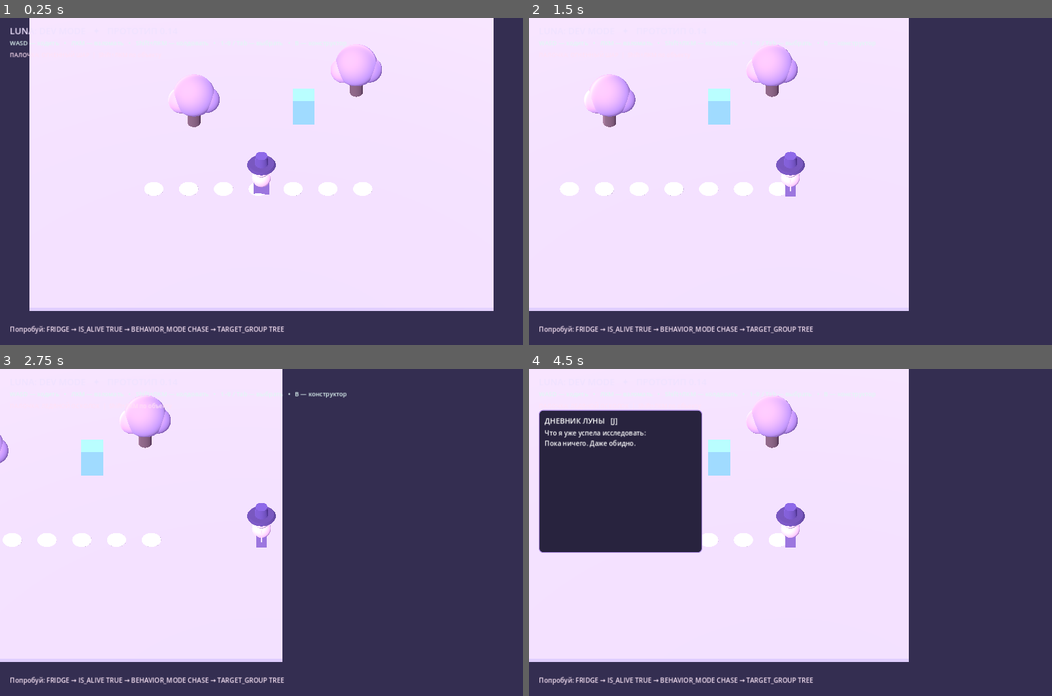
Above: before the commit, frames 1-4 (two rows, left to right).
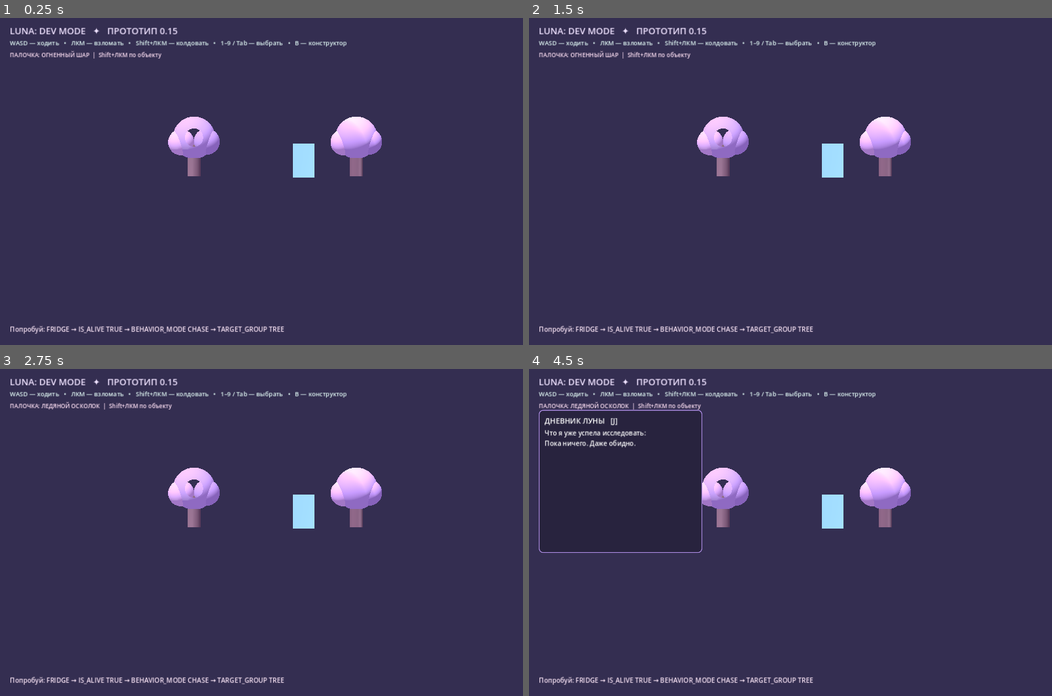
Above: after the commit, the same moments.

Repository: 0ri-space-cat/luna-dev-mode
Game: Godot game, scene res://scenes/main.tscn
The game is run twice, just before and just after one commit, with the same random seed, the same clock (stepped at 60 frames per second) and the same inputs.
Inputs (mouse positions are in pixels of both pictures, inside the frame that each line leads up to):
- Up to frame 1 (0.25 s): no input
- Up to frame 2 (1.5 s): tap Enter at 0.5 s; move the mouse to (905, 165) at 0.52 s; hold D (move_right) 0.53-1.25 s; tap 1 at 0.6 s; click (905, 165) at 0.67 s; drag from (685, 197) to (764, 246) at 1.27 s
- Up to frame 3 (2.75 s): tap Space at 2 s; move the mouse to (313, 460) at 2.02 s; hold D (move_right) from 2.03 s (still down); tap Tab at 2.1 s
- Up to frame 4 (4.5 s): release D (move_right) at 2.75 s; drag from (764, 597) to (633, 483) at 2.77 s; tap Enter at 3.5 s; move the mouse to (947, 581) at 3.52 s; hold A (move_left) 3.53-4.25 s; tap J at 3.6 s; drag from (633, 483) to (712, 450) at 4.27 s

The runs differ from the first frame. In frame 1, 79% of the frame differs, in the area x 5-95%, y 0-90%; in frame 2, 65%; in frame 3, 50%; in frame 4, 51%.
Error after the commit: Parse Error: Cannot infer the type of "traction" variable because the value doesn't have a set type. (res://scripts/player_controller.gd:39)

Commit message:
feat: integrate frosted terrain traction for Luna and actors with persistent ice patches

Diff:
--- a/scripts/core/save_service.gd
+++ b/scripts/core/save_service.gd
@@ -25,7 +25,7 @@
 	return FileAccess.file_exists(save_path)
 
 
-func snapshot(world, player: Node3D, relationships = null, elemental_statuses = null) -> Dictionary:
+func snapshot(world, player: Node3D, relationships = null, elemental_statuses = null, surface_fields = null) -> Dictionary:
 	var entities := {}
 	for entity_id in world.list_ids():
 		var node: Node = world.get_entity(entity_id)
@@ -55,30 +55,31 @@
 		"player_position": _pack_position(player.position),
 		"entities": entities,
 		"relationships": relationships.export_data() if relationships != null else {},
-		"elemental_statuses": elemental_statuses.export_data() if elemental_statuses != null else {}
+		"elemental_statuses": elemental_statuses.export_data() if elemental_statuses != null else {},
+		"surface_fields": surface_fields.export_data() if surface_fields != null else {}
 	}
 
 
-func save_world(world, player: Node3D, relationships = null, elemental_statuses = null) -> bool:
+func save_world(world, player: Node3D, relationships = null, elemental_statuses = null, surface_fields = null) -> bool:
 	last_error = ""
 	if not is_instance_valid(player):
 		return _fail("Player is unavailable")
-	var data := snapshot(world, player, relationships, elemental_statuses)
+	var data := snapshot(world, player, relationships, elemental_statuses, surface_fields)
 	var written: Dictionary = JsonStore.write_document(save_path, data)
 	if not bool(written["ok"]):
 		return _fail(str(written["error"]))
 	return true
 
 
-func load_world(world, player: Node3D, relationships = null, create_actor: Callable = Callable(), parameter_registry = null, elemental_statuses = null) -> bool:
+func load_world(world, player: Node3D, relationships = null, create_actor: Callable = Callable(), parameter_registry = null, elemental_statuses = null, surface_fields = null) -> bool:
 	last_error = ""
 	var received: Dictionary = JsonStore.read_document(save_path)
 	if not bool(received["ok"]):
 		return _fail(str(received["error"]))
-	return apply_snapshot(received["data"], world, player, relationships, create_actor, parameter_registry, elemental_statuses)
-
-
-func apply_snapshot(data: Dictionary, world, player: Node3D, relationships = null, create_actor: Callable = Callable(), parameter_registry = null, elemental_statuses = null) -> bool:
+	return apply_snapshot(received["data"], world, player, relationships, create_actor, parameter_registry, elemental_statuses, surface_fields)
+
+
+func apply_snapshot(data: Dictionary, world, player: Node3D, relationships = null, create_actor: Callable = Callable(), parameter_registry = null, elemental_statuses = null, surface_fields = null) -> bool:
 	last_error = ""
 	if not is_instance_valid(player):
 		return _fail("Player is unavailable")
@@ -98,6 +99,9 @@
 	var elemental_data: Variant = data.get("elemental_statuses", {})
 	if elemental_statuses != null and not elemental_statuses.validate_data(elemental_data):
 		return _fail("Invalid elemental status data")
+	var surface_data: Variant = data.get("surface_fields", {})
+	if surface_fields != null and not surface_fields.validate_data(surface_data):
+		return _fail("Invalid surface field data")
 	var plan: Array[Dictionary] = []
 	var ids_in_save: Array[String] = []
 	var generated_count := 0
@@ -193,6 +197,8 @@
 		relationships.import_data(relationship_data)
 	if elemental_statuses != null:
 		elemental_statuses.import_data(elemental_data)
+	if surface_fields != null:
+		surface_fields.import_data(surface_data)
 	last_restored_ids = ids_in_save
 	return true
 
--- a/scripts/hackable_entity.gd
+++ b/scripts/hackable_entity.gd
@@ -174,6 +174,8 @@
 	_previous_engaged_target = engaged
 	# Acceleration and smooth heading are independent of the animation model.
 	var acceleration := 9.0
+	if elemental_statuses != null and elemental_statuses.surfaces != null:
+		acceleration *= elemental_statuses.surfaces.traction(global_position)
 	velocity.x = move_toward(velocity.x, wanted_velocity.x, acceleration * delta)
 	velocity.z = move_toward(velocity.z, wanted_velocity.z, acceleration * delta)
 	velocity.y -= GRAVITY * delta
--- a/scripts/main.gd
+++ b/scripts/main.gd
@@ -15,6 +15,7 @@
 const ProfileService = preload("res://scripts/core/profile_service.gd")
 const SpellService = preload("res://scripts/core/spell_service.gd")
 const ElementalStatusService = preload("res://scripts/core/elemental_status_service.gd")
+const SurfaceFieldService = preload("res://scripts/core/surface_field_service.gd")
 const SpellWorkshopService = preload("res://scripts/core/spell_workshop_service.gd")
 const SpellWorkshop = preload("res://scripts/spell_workshop.gd")
 const ArcaneProjectile = preload("res://scripts/spells/arcane_projectile.gd")
@@ -37,6 +38,8 @@
 var profile_service
 var spell_service
 var elemental_status_service
+var surface_field_service
+var ice_visuals: Array[Node3D] = []
 var spell_workshop_service
 var spell_workshop_panel
 var selected_spell_id := "FIREBALL"
@@ -59,7 +62,10 @@
 	relationship_service = RelationshipService.new()
 	event_bus = EventBus.new()
 	effect_engine = EffectEngine.new(world_registry, command_processor, relationship_service)
-	elemental_status_service = ElementalStatusService.new(world_registry, effect_engine)
+	surface_field_service = SurfaceFieldService.new()
+	surface_field_service.fields_changed.connect(_on_surface_fields_changed)
+	elemental_status_service = ElementalStatusService.new(world_registry, effect_engine, surface_field_service)
+	elemental_status_service.fire_spread.connect(_on_fire_spread)
 	elemental_status_service.reaction_triggered.connect(_on_elemental_reaction)
 	elemental_status_service.state_changed.connect(_on_elemental_state_changed)
 	spell_service = SpellService.new(world_registry, effect_engine, elemental_status_service)
@@ -142,6 +148,8 @@
 func _physics_process(delta: float) -> void:
 	if elemental_status_service != null:
 		elemental_status_service.advance(delta)
+	if surface_field_service != null:
+		surface_field_service.advance(delta)
 	# Reactive events are delivered in a bounded batch, never recursively.
 	event_bus.drain(rule_engine)
 	# Physics queries are intentionally performed in a physics tick, not in input callbacks.
@@ -156,7 +164,7 @@
 func _exit_tree() -> void:
 	# Save on normal exit as well as on the periodic checkpoint.
 	if save_service != null and world_registry != null and is_instance_valid(luna):
-		save_service.save_world(world_registry, luna, relationship_service, elemental_status_service)
+		save_service.save_world(world_registry, luna, relationship_service, elemental_status_service, surface_field_service)
 	if profile_service != null:
 		profile_service.save_profile()
 	if get_tree() != null:
@@ -245,6 +253,7 @@
 
 func _spawn_player() -> void:
 	luna = PlayerController.new()
+	luna.surface_service = surface_field_service
 	luna.position = Vector3(0, 0.1, 3.3)
 	add_child(luna)
 	world_registry.register_entity("luna", luna, "LUNA")
@@ -352,7 +361,7 @@
 	layer.add_child(pause_tint)
 
 	var header := Label.new()
-	header.text = "LUNA: DEV MODE   ✦   ПРОТОТИП 0.14"
+	header.text = "LUNA: DEV MODE   ✦   ПРОТОТИП 0.15"
 	header.position = Vector2(24, 16)
 	header.add_theme_font_size_override("font_size", 22)
 	header.add_theme_color_override("font_color", Color("efe2ff"))
@@ -480,7 +489,7 @@
 	var success: bool = save_service.load_world(
 		world_registry, luna, relationship_service,
 		Callable(self, "_restore_arcane_actor"), parameter_registry,
-		elemental_status_service
+		elemental_status_service, surface_field_service
 	)
 	if success:
 		for entity_id in world_registry.list_ids():
@@ -622,6 +631,35 @@
 	var entity: Node = world_registry.get_entity(entity_id)
 	if entity != null and entity.has_method("show_elemental_statuses"):
 		entity.call("show_elemental_statuses", active)
+
+
+func _on_fire_spread(_details: Dictionary) -> void:
+	_show_checkpoint_message("Огонь перекинулся!")
+
+
+func _on_surface_fields_changed(fields: Array) -> void:
+	for visual in ice_visuals:
+		if is_instance_valid(visual):
+			visual.queue_free()
+	ice_visuals.clear()
+	for field in fields:
+		if field["kind"] != "ICE":
+			continue
+		var instance := MeshInstance3D.new()
+		var mesh := CylinderMesh.new()
+		mesh.top_radius = float(field["radius"])
+		mesh.bottom_radius = float(field["radius"])
+		mesh.height = 0.045
+		instance.mesh = mesh
+		var mat := StandardMaterial3D.new()
+		mat.albedo_color = Color(0.52, 0.88, 1.0, 0.36)
+		mat.transparency = BaseMaterial3D.TRANSPARENCY_ALPHA
+		mat.shading_mode = BaseMaterial3D.SHADING_MODE_UNSHADED
+		instance.material_override = mat
+		var origin: Vector3 = field["center"]
+		instance.position = Vector3(origin.x, 0.06, origin.z)
+		add_child(instance)
+		ice_visuals.append(instance)
 
 
 func _on_elemental_reaction(details: Dictionary) -> void:
--- a/scripts/player_controller.gd
+++ b/scripts/player_controller.gd
@@ -6,6 +6,7 @@
 const GRAVITY := 18.0
 
 var visual_root: Node3D
+var surface_service
 
 
 func _ready() -> void:
@@ -35,8 +36,9 @@
 
 func _physics_process(delta: float) -> void:
 	var direction := Input.get_vector("move_left", "move_right", "move_forward", "move_backward")
-	velocity.x = move_toward(velocity.x, direction.x * WALK_SPEED, ACCELERATION * delta)
-	velocity.z = move_toward(velocity.z, direction.y * WALK_SPEED, ACCELERATION * delta)
+	var traction := surface_service.traction(global_position) if surface_service != null else 1.0
+	velocity.x = move_toward(velocity.x, direction.x * WALK_SPEED, ACCELERATION * traction * delta)
+	velocity.z = move_toward(velocity.z, direction.y * WALK_SPEED, ACCELERATION * traction * delta)
 	velocity.y -= GRAVITY * delta
 	move_and_slide()
 	if direction.length_squared() > 0.01:
